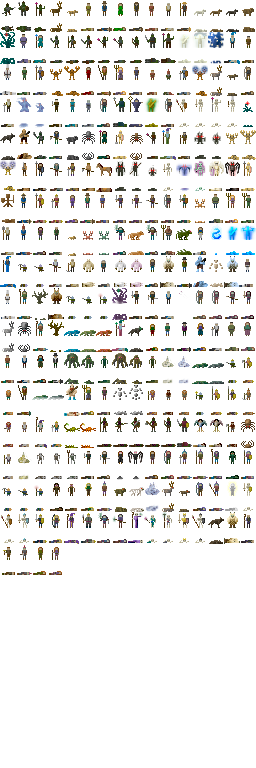
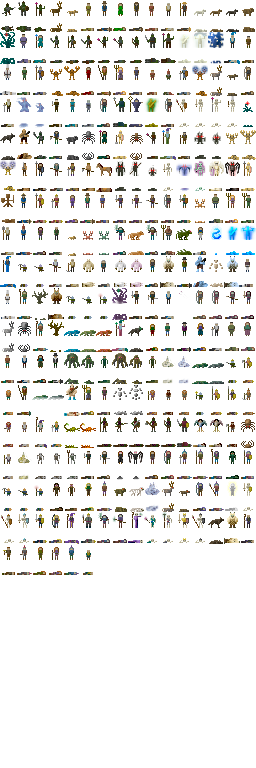
Layered file, before and after one edit (w=256, h=768). Changes by layer:
painted on "Background" over [64, 545, 93, 575]
